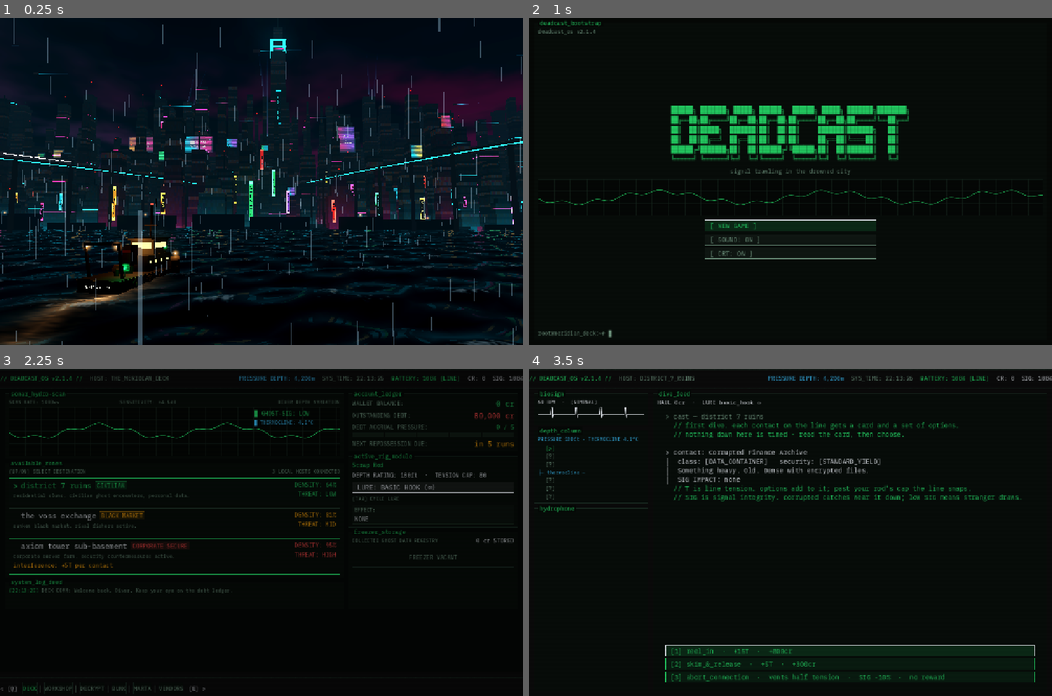
Above: before the commit, frames 1-4 (two rows, left to right).
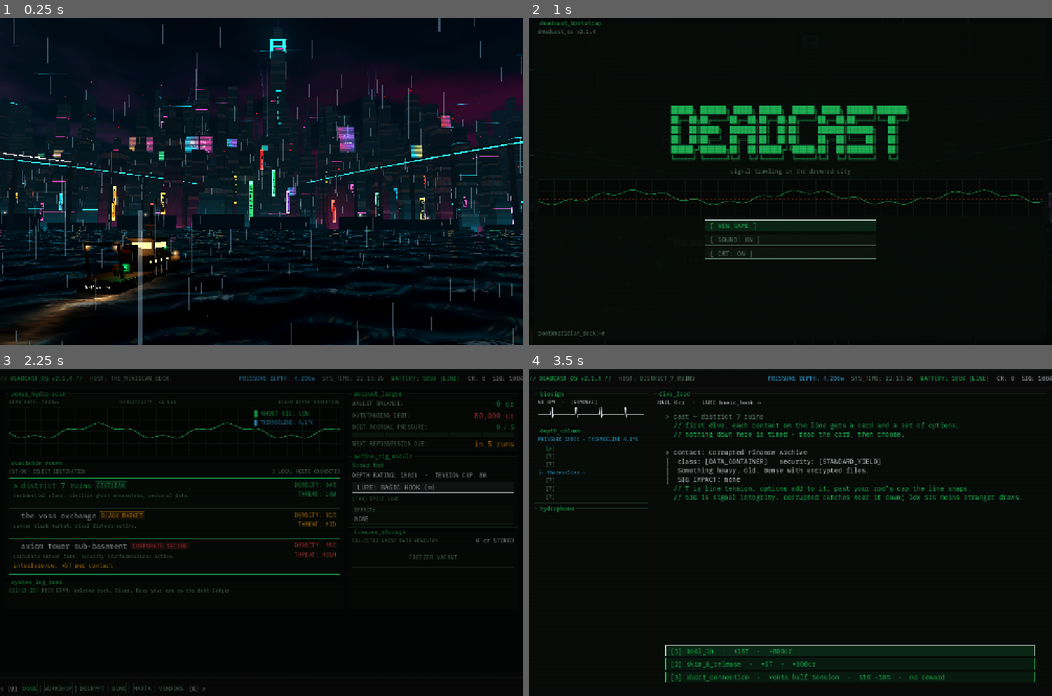
Above: after the commit, the same moments.

Repository: Teeohbee/deadcast
Game: Godot game, scene res://scenes/title_skyline/SkylineTitle.tscn
The game is run twice, just before and just after one commit, with the same random seed, the same clock (stepped at 60 frames per second) and the same inputs.
Inputs (mouse positions are in pixels of both pictures, inside the frame that each line leads up to):
- Up to frame 1 (0.25 s): no input
- Up to frame 2 (1 s): tap Enter (ui_accept) at 0.5, 0.77 s; move the mouse to (905, 165) at 0.52 s; hold Tab (cycle_lure) from 0.53 s (still down); click (905, 165) at 0.67 s
- Up to frame 3 (2.25 s): release Tab (cycle_lure) at 1.25 s; click "[ NEW GAME ]" at 1.25 s; tap Enter (ui_accept) at 2 s; drag from (156, 548) to (235, 597) at 2.02 s
- Up to frame 4 (3.5 s): click "[ENTER] INITIATE DIVE" at 2.75 s

The runs differ from the first frame. In frame 1, less than 0.1% of the frame differs, in the area x 23-25%, y 75-77%; in frame 2, 1.6%, in the area x 0-100%, y 15-98%; in frame 3, less than 0.1%; in frame 4, nothing differs.

Commit message:
feat: push into the live terminal title, seamless handover
The deck terminal now shows the real terminal title, rendered in a
SubViewport at the window's pixel size and layout size, on a screen
shaped to the display's aspect. Pressing A boots it (a few status
lines and a flicker) while the camera pushes in; the halo and green
light fade, and tonemapping and glow switch off for the last stretch
so the screen renders as plain 2D. When the screen fills the frame,
the same title node moves out of the SubViewport to become the
current scene, fades up over the last 3D frame and keeps focus.

Diff:
--- a/scenes/intro/IntroBuild.gd
+++ b/scenes/intro/IntroBuild.gd
@@ -29,7 +29,8 @@
 
 # A small glowing bulb with a soft halo that still reads from far away,
 # plus a real light so it shows up on the surfaces around it.
-static func add_lamp(parent: Node3D, at: Vector3, colour: Color, light_range: float, halo_size: float = 2.4, with_bulb: bool = true) -> void:
+# Returns the halo, so callers can dim it.
+static func add_lamp(parent: Node3D, at: Vector3, colour: Color, light_range: float, halo_size: float = 2.4, with_bulb: bool = true) -> MeshInstance3D:
 	var bulb_mesh := SphereMesh.new()
 	bulb_mesh.radius = 0.16
 	bulb_mesh.height = 0.32
@@ -59,3 +60,4 @@
 		light.omni_attenuation = 1.4
 		light.position = at
 		parent.add_child(light)
+	return halo
--- a/scenes/intro/MeridianBoat.gd
+++ b/scenes/intro/MeridianBoat.gd
@@ -21,6 +21,8 @@
 var radar: Node3D
 var _wheelhouse_window: MeshInstance3D
 var _terminal_screen: MeshInstance3D
+var _terminal_halo: MeshInstance3D
+var _terminal_light: OmniLight3D
 
 func _ready() -> void:
 	var hull_paint := IntroBuild.lit_material(Color(0.07, 0.075, 0.08))
@@ -39,6 +41,29 @@
 
 func terminal_screen_transform() -> Transform3D:
 	return _terminal_screen.global_transform
+
+# Show a live picture (the terminal title's viewport) on the deck terminal.
+func set_screen_texture(texture: Texture2D) -> void:
+	var material := StandardMaterial3D.new()
+	material.shading_mode = BaseMaterial3D.SHADING_MODE_UNSHADED
+	material.albedo_texture = texture
+	material.texture_filter = BaseMaterial3D.TEXTURE_FILTER_LINEAR
+	material.disable_fog = true
+	_terminal_screen.material_override = material
+
+func screen_texture() -> Texture2D:
+	var material := _terminal_screen.material_override as StandardMaterial3D
+	return material.albedo_texture if material else null
+
+# Match the screen's shape to the player's display, keeping its height.
+func set_screen_aspect(aspect: float) -> void:
+	(_terminal_screen.mesh as QuadMesh).size = Vector2(SCREEN_SIZE.y * aspect, SCREEN_SIZE.y)
+
+# 1 from far away; 0 up close, where the halo would wash over the screen.
+func set_terminal_halo(strength: float) -> void:
+	_terminal_halo.visible = strength > 0.0
+	(_terminal_halo.material_override as ShaderMaterial).set_shader_parameter("energy", 1.4 * strength)
+	_terminal_light.light_energy = 2.2 * strength
 
 func _build_hull(hull_paint: Material, rust_band: Material, trim_paint: Material, dark_metal: Material) -> void:
 	# Main hull runs from the stern (z = +10) to where the bow starts (z = -7).
@@ -173,13 +198,13 @@
 	_terminal_screen.position = Vector3(0, 0, 0.231)
 	head.add_child(_terminal_screen)
 	# A soft halo so the screen reads from the wide shot, and green light on the deck.
-	IntroBuild.add_lamp(head, Vector3(0, 0, 0.3), TERMINAL_GREEN, 0.0, 1.8, false)
-	var glow := OmniLight3D.new()
-	glow.light_color = TERMINAL_GREEN
-	glow.light_energy = 2.2
-	glow.omni_range = 5.0
-	glow.position = Vector3(0, 0, 0.8)
-	head.add_child(glow)
+	_terminal_halo = IntroBuild.add_lamp(head, Vector3(0, 0, 0.3), TERMINAL_GREEN, 0.0, 1.8, false)
+	_terminal_light = OmniLight3D.new()
+	_terminal_light.light_color = TERMINAL_GREEN
+	_terminal_light.light_energy = 2.2
+	_terminal_light.omni_range = 5.0
+	_terminal_light.position = Vector3(0, 0, 0.8)
+	head.add_child(_terminal_light)
 
 func _build_lights() -> void:
 	# Work lamps: gantry, deckhouse back wall, bow. Nav lights port and starboard.
--- a/scenes/intro/SkylineShot.gd
+++ b/scenes/intro/SkylineShot.gd
@@ -56,6 +56,7 @@
 var _city: Node3D
 var _tower_material: ShaderMaterial
 var _water_material: ShaderMaterial
+var _environment: Environment
 var _normalised_waves: Array[Vector4] = []
 var _flying_cars: Array[Dictionary] = []
 var _trains: Array[Dictionary] = []
@@ -180,6 +181,7 @@
 	var sky := Sky.new()
 	sky.sky_material = sky_material
 	var environment := Environment.new()
+	_environment = environment
 	environment.background_mode = Environment.BG_SKY
 	environment.sky = sky
 	environment.ambient_light_source = Environment.AMBIENT_SOURCE_COLOR
@@ -640,6 +642,12 @@
 	var rotation := start_rotation.slerp(facing_screen, smoothstep(0.0, 0.5, progress))
 	rotation = rotation.slerp(square_on, smoothstep(0.65, 1.0, progress))
 	camera.global_basis = Basis(rotation)
+	meridian.set_terminal_halo(1.0 - smoothstep(0.5, 0.9, progress))
+	# Once the screen fills nearly all the frame, render it as plain 2D would:
+	# no filmic curve, no glow. Then the handover to the real title is invisible.
+	var nearly_there := progress > 0.85
+	_environment.tonemap_mode = Environment.TONE_MAPPER_LINEAR if nearly_there else Environment.TONE_MAPPER_FILMIC
+	_environment.glow_enabled = not nearly_there
 
 # How far in front of the screen the camera sits for the screen to fill it.
 func screen_fill_distance() -> float:
--- a/scenes/title_screen/TitleScreen.gd
+++ b/scenes/title_screen/TitleScreen.gd
@@ -11,6 +11,20 @@
 @onready var yes_button: Button = $OuterMargin/MainPanel/ContentAnchor/ActionBlock/ConfirmPanel/ConfirmButtons/YesButton
 @onready var no_button: Button = $OuterMargin/MainPanel/ContentAnchor/ActionBlock/ConfirmPanel/ConfirmButtons/NoButton
 @onready var _crt_overlay: ColorRect = $CRTOverlay
+@onready var _outer_margin: MarginContainer = $OuterMargin
+
+# Played when the skyline title pushes in: the deck terminal wakes up, prints a
+# few lines, flickers, and the menu appears. Opening the title directly skips it.
+const BOOT_LINE_SECONDS := 0.16
+const BOOT_LINES := [
+	"> waking from low power ...... ok",
+	"> deck link (aft rail) ....... ok",
+	"> trawl rig .................. ok",
+	"> mounting /home/meridian .... ok",
+]
+var is_booting := false
+var boot_label: Label
+var _boot_tween: Tween
 
 var _cursor_visible := true
 var sound_button: Button
@@ -81,7 +95,50 @@
 	else:
 		new_game_button.grab_focus()
 
+	_build_boot_label()
 	_blink_cursor()
+
+func focus_default_action() -> void:
+	if continue_button.visible:
+		continue_button.grab_focus()
+	else:
+		new_game_button.grab_focus()
+
+func play_boot_flicker() -> void:
+	is_booting = true
+	_outer_margin.modulate.a = 0.0
+	boot_label.text = "deadcast_os %s" % GameState.OS_VERSION
+	boot_label.visible = true
+	if _boot_tween:
+		_boot_tween.kill()
+	_boot_tween = create_tween()
+	for line in BOOT_LINES:
+		_boot_tween.tween_interval(BOOT_LINE_SECONDS)
+		_boot_tween.tween_callback(func() -> void: boot_label.text += "\n" + line)
+	_boot_tween.tween_interval(BOOT_LINE_SECONDS * 2.0)
+	# A couple of flickers as the menu comes up.
+	_boot_tween.tween_callback(func() -> void: boot_label.visible = false)
+	_boot_tween.tween_property(_outer_margin, "modulate:a", 1.0, 0.05)
+	_boot_tween.tween_property(_outer_margin, "modulate:a", 0.25, 0.06)
+	_boot_tween.tween_property(_outer_margin, "modulate:a", 1.0, 0.08)
+	_boot_tween.tween_callback(finish_boot_flicker)
+
+func finish_boot_flicker() -> void:
+	if _boot_tween:
+		_boot_tween.kill()
+	is_booting = false
+	boot_label.visible = false
+	_outer_margin.modulate.a = 1.0
+
+func _build_boot_label() -> void:
+	boot_label = Label.new()
+	boot_label.name = "BootLabel"
+	boot_label.visible = false
+	boot_label.position = Vector2(40, 36)
+	DeckStyle.apply_label(boot_label, DeckStyle.GREEN, DeckStyle.SIZE_BODY)
+	add_child(boot_label)
+	# Under the CRT scanlines like everything else.
+	move_child(boot_label, _crt_overlay.get_index())
 
 # Header pinned top, footer pinned bottom; wordmark, tagline, sonar and a
 # narrow column of actions float in the middle.
--- a/scenes/title_skyline/SkylineTitle.gd
+++ b/scenes/title_skyline/SkylineTitle.gd
@@ -1,14 +1,17 @@
 # scenes/title_skyline/SkylineTitle.gd
 # The title screen: the Sump in the rain, the Meridian riding the swell, and
 # the wordmark fading in over the city to music. A fades the title and pushes
-# the camera into the terminal on the Meridian's deck, landing on the
-# terminal title (CONTINUE / NEW GAME). A again during the push skips it.
+# the camera into the terminal on the Meridian's deck. That terminal shows the
+# real terminal title (CONTINUE / NEW GAME), rendered live in a SubViewport at
+# the window's own layout size. It boots up as the camera arrives; when the
+# screen fills the frame the same title node moves out of the SubViewport to
+# become the current scene, so nothing jumps. A again during the push skips.
 class_name SkylineTitle
 extends Node
 
 enum State { FADING_IN, WAITING, PUSHING, LEAVING }
 
-const TERMINAL_TITLE := "res://scenes/title_screen/TitleScreen.tscn"
+const TERMINAL_TITLE := preload("res://scenes/title_screen/TitleScreen.tscn")
 const SKYLINE_SHOT := preload("res://scenes/intro/SkylineShot.tscn")
 const TERMINAL_TITLE_SCRIPT := preload("res://scenes/title_screen/TitleScreen.gd")
 
@@ -18,6 +21,7 @@
 const PUSH_SECONDS := 3.5
 const WORDMARK_FONT_SIZE := 22
 const PROMPT_BLINK_SECONDS := 1.1
+const HANDOVER_FADE_SECONDS := 0.25
 
 var state: State = State.FADING_IN
 var shot: SkylineShot
@@ -25,8 +29,10 @@
 var wordmark_label: Label
 var tagline_label: Label
 var prompt_label: Label
-# Swapped out in tests so they can see where the title would go.
-var change_scene: Callable = func(path: String) -> void: get_tree().change_scene_to_file(path)
+var terminal_viewport: SubViewport
+var terminal_title: Control
+# Swapped out in tests, which can't hand the scene tree over.
+var hand_over: Callable = _hand_over_to_terminal_title
 
 var _title_tween: Tween
 
@@ -34,6 +40,7 @@
 	shot = SKYLINE_SHOT.instantiate()
 	add_child(shot)
 	shot.push_finished.connect(_on_push_finished)
+	_build_terminal_viewport()
 	_build_overlay()
 	if not Input.get_connected_joypads().is_empty():
 		InputGlyphs.mode = InputGlyphs.Mode.PAD
@@ -61,6 +68,7 @@
 		_title_tween.kill()
 	_title_tween = create_tween()
 	_title_tween.tween_property(overlay, "modulate:a", 0.0, TITLE_FADE_OUT_SECONDS)
+	terminal_title.play_boot_flicker()
 	shot.push_to_terminal(PUSH_SECONDS)
 
 func _on_push_finished() -> void:
@@ -70,7 +78,40 @@
 	if state == State.LEAVING:
 		return
 	state = State.LEAVING
-	change_scene.call(TERMINAL_TITLE)
+	terminal_title.finish_boot_flicker()
+	hand_over.call(terminal_title)
+
+# Move the live terminal title out of the SubViewport to be the current scene,
+# fade it up over the last 3D frame (hiding the tonemapper's slight colour
+# shift), then free the skyline.
+func _hand_over_to_terminal_title(title: Control) -> void:
+	var tree := get_tree()
+	terminal_viewport.remove_child(title)
+	title.modulate.a = 0.0
+	tree.root.add_child(title)
+	tree.current_scene = title
+	title.focus_default_action()
+	var fade := title.create_tween()
+	fade.tween_property(title, "modulate:a", 1.0, HANDOVER_FADE_SECONDS)
+	fade.tween_callback(queue_free)
+
+# The terminal title renders at the window's real pixel size with the same
+# layout size the game uses full screen, so the screen texture matches the
+# full-screen title exactly when it fills the frame.
+func _build_terminal_viewport() -> void:
+	var layout_size := Vector2i(get_viewport().get_visible_rect().size)
+	var pixel_size := get_window().size if get_window() else layout_size
+	terminal_viewport = SubViewport.new()
+	terminal_viewport.name = "TerminalViewport"
+	terminal_viewport.size = pixel_size
+	terminal_viewport.size_2d_override = layout_size
+	terminal_viewport.size_2d_override_stretch = true
+	terminal_viewport.render_target_update_mode = SubViewport.UPDATE_ALWAYS
+	add_child(terminal_viewport)
+	terminal_title = TERMINAL_TITLE.instantiate()
+	terminal_viewport.add_child(terminal_title)
+	shot.meridian.set_screen_aspect(float(layout_size.x) / float(layout_size.y))
+	shot.meridian.set_screen_texture(terminal_viewport.get_texture())
 
 func _fade_title_in() -> void:
 	overlay.modulate.a = 0.0
--- a/tests/test_skyline_title.gd
+++ b/tests/test_skyline_title.gd
@@ -6,11 +6,11 @@
 const SCENE := preload("res://scenes/title_skyline/SkylineTitle.tscn")
 const TERMINAL_TITLE := "res://scenes/title_screen/TitleScreen.tscn"
 
-var _requested_scenes: Array[String] = []
+var _handed_over: Array[Node] = []
 var _previous_glyph_mode: int
 
 func before_each() -> void:
-	_requested_scenes.clear()
+	_handed_over.clear()
 	_previous_glyph_mode = InputGlyphs.mode
 
 func after_each() -> void:
@@ -19,7 +19,7 @@
 
 func _make() -> SkylineTitle:
 	var title: SkylineTitle = SCENE.instantiate()
-	title.change_scene = func(path: String) -> void: _requested_scenes.append(path)
+	title.hand_over = func(terminal_title: Node) -> void: _handed_over.append(terminal_title)
 	add_child_autofree(title)
 	return title
 
@@ -57,20 +57,35 @@
 	var title := _make()
 	_press_accept(title)
 	assert_eq(title.state, SkylineTitle.State.PUSHING)
-	assert_eq(_requested_scenes, [])
+	assert_eq(_handed_over, [])
 
-func test_accept_during_the_push_skips_to_the_terminal_title() -> void:
+func test_the_terminal_screen_shows_the_live_terminal_title() -> void:
+	var title := _make()
+	assert_not_null(title.terminal_title.get("continue_button"), "terminal title should be the real TitleScreen")
+	assert_eq(title.shot.meridian.screen_texture(), title.terminal_viewport.get_texture())
+
+func test_terminal_viewport_matches_the_window_layout() -> void:
+	var title := _make()
+	assert_eq(title.terminal_viewport.size_2d_override, Vector2i(title.get_viewport().get_visible_rect().size))
+
+func test_pushing_boots_the_terminal() -> void:
+	var title := _make()
+	_press_accept(title)
+	assert_true(title.terminal_title.is_booting)
+
+func test_accept_during_the_push_hands_over_the_booted_terminal() -> void:
 	var title := _make()
 	_press_accept(title)
 	_press_accept(title)
-	assert_eq(_requested_scenes, [TERMINAL_TITLE])
+	assert_eq(_handed_over, [title.terminal_title])
+	assert_false(title.terminal_title.is_booting)
 
-func test_finished_push_goes_to_the_terminal_title_once() -> void:
+func test_finished_push_hands_over_once() -> void:
 	var title := _make()
 	_press_accept(title)
 	title.shot.push_finished.emit()
 	_press_accept(title)
-	assert_eq(_requested_scenes, [TERMINAL_TITLE])
+	assert_eq(_handed_over.size(), 1)
 
 func test_push_ends_on_the_terminal_screen() -> void:
 	var title := _make()
--- a/tests/test_title_screen.gd
+++ b/tests/test_title_screen.gd
@@ -160,3 +160,24 @@
 	await get_tree().process_frame
 	assert_false(s.sound_button.visible)
 	assert_false(s.crt_button.visible)
+
+func test_boot_flicker_hides_the_menu_until_it_finishes() -> void:
+	if _skip_when_backup_unavailable():
+		return
+	var s := _make()
+	await get_tree().process_frame
+	s.play_boot_flicker()
+	assert_true(s.is_booting)
+	assert_true(s.boot_label.visible)
+	s.finish_boot_flicker()
+	assert_false(s.is_booting)
+	assert_false(s.boot_label.visible)
+	assert_almost_eq(s.get_node("OuterMargin").modulate.a, 1.0, 0.01)
+
+func test_title_is_not_booting_when_opened_directly() -> void:
+	if _skip_when_backup_unavailable():
+		return
+	var s := _make()
+	await get_tree().process_frame
+	assert_false(s.is_booting)
+	assert_false(s.boot_label.visible)
